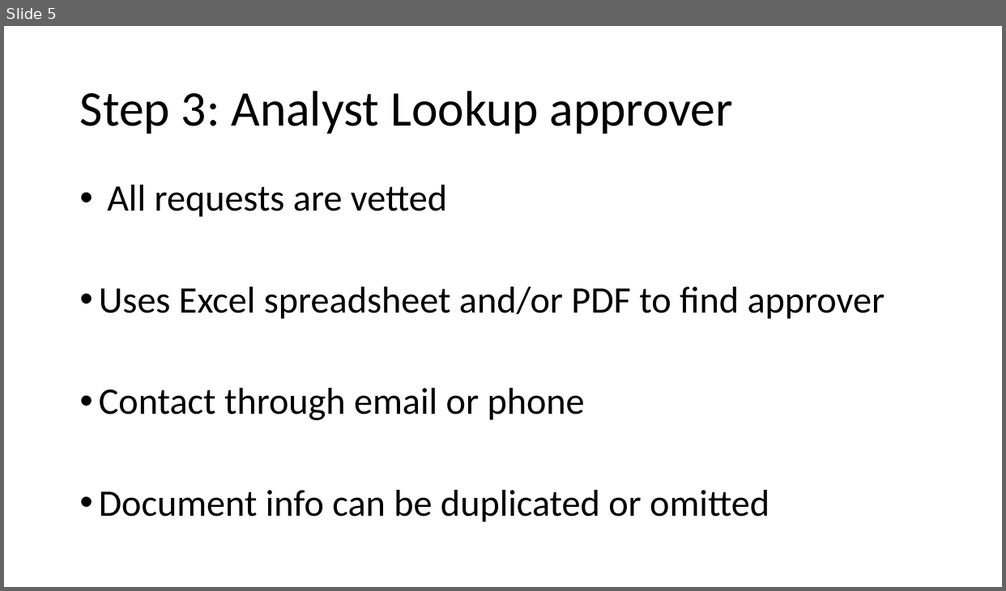
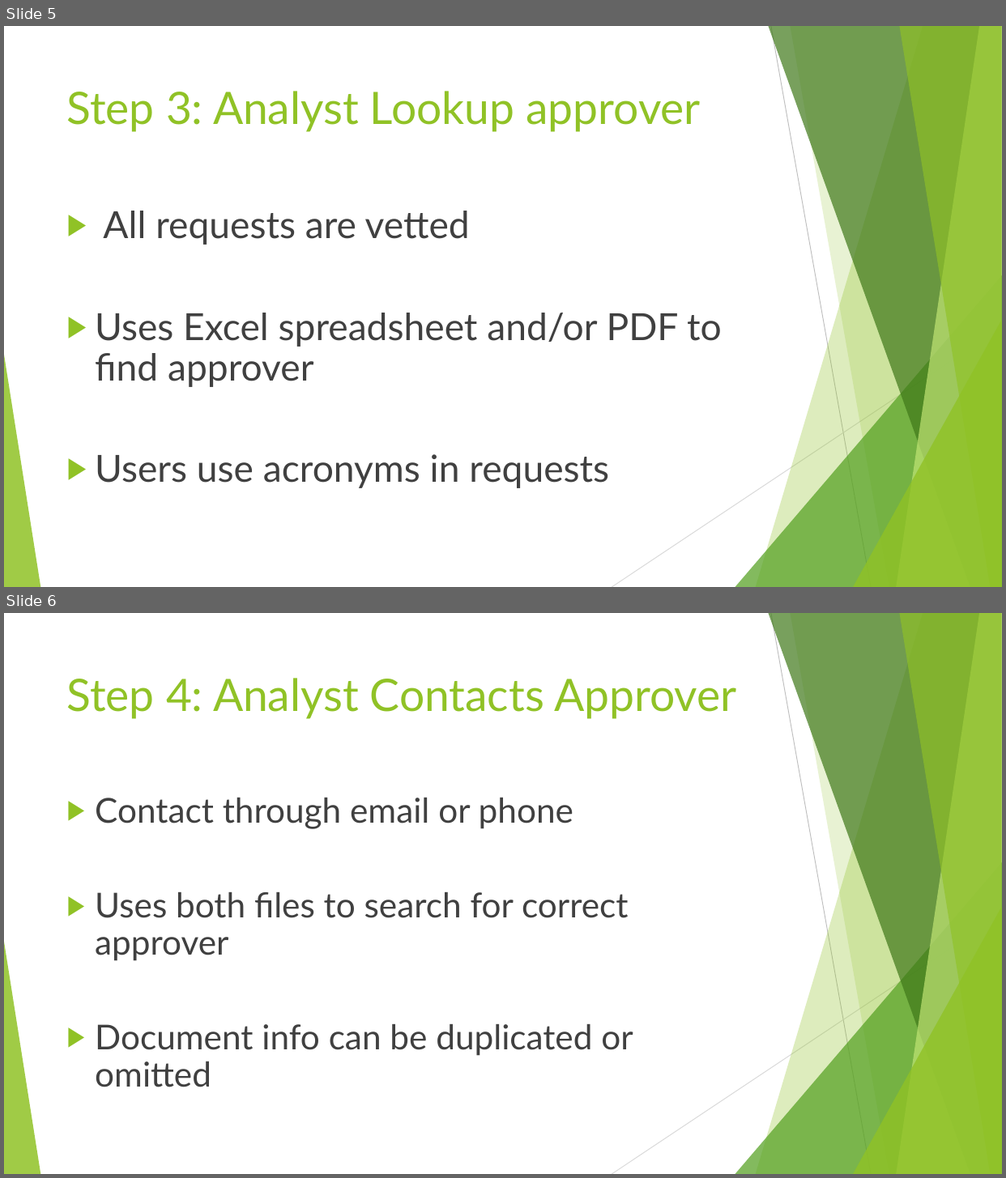
Before and after one commit to Konnie789/ENSE-470, a slide deck: Milestone 1/Milestone-1.ppt. Shown one above the other, each under a label of ours: slide 5 before the commit, slides 5 and 6 after it. The pictures are 1006x591 and 1006x1178 pixels, drawn with LibreOffice and Linux fonts; fonts in the diff are those of the drawing. Boxes give left, top, right and bottom in pixels: in the first picture for what was removed or moved away, otherwise in the second. Text is boxed around its words. In the diff, an @@ line names an element or a change of style, - is before the commit and + after.

```diff
--- a/Milestone 1/Milestone-1.ppt
+++ b/Milestone 1/Milestone-1.ppt
@@ slide 6 added at [4,613,1002,1174], background #FFFFFF; not listed: 10 template elements that a slide beside it also shows @@
@@ title added at [67,678,736,719], 43 pt, text #90C226 @@
+Step 4: Analyst Contacts Approver
@@ text added at [95,798,633,1088], 33 pt, text #404040 @@
+▶ Contact through email or phone
+▶ Uses both files to search for correct approver
+▶ Document info can be duplicated or omitted
@@ slide 5 changed as well @@
@@ title "Step 3: Analyst Lookup approver": place and size @@
-title "Step 3: Analyst Lookup approver" at [80,91,733,134]
+title "Step 3: Analyst Lookup approver" at [67,91,701,132]
@@ title "Step 3: Analyst Lookup approver" at [67,91,701,132]: size 48 to 43 pt, font Calibri to Lato, text colour #000000 to #90C226; line spacing 0.9 to 1; vertical alignment middle to top @@
@@ text "All requests are vetted": place and size @@
-text "All requests are vetted" at [99,185,885,523]
+text "All requests are vetted" at [95,211,722,489]
@@ text at [95,211,722,387]: font Calibri to Lato, text colour #000000 to #404040 in "All requests are vetted", "Uses Excel spreadsheet and/or PDF to find ..."; bullet • to ▶; bullet colour #000000 to #90C226 @@
@@ group added at [4,26,1001,587]: 5 freeform shapes, 3 triangles, 2 lines @@
@@ text at [95,454,609,489]: text changed; font Calibri to Lato; text colour #000000 to #404040 @@
-• Contact through email or phone
-• Document info can be duplicated or omitted
+▶ Users use acronyms in requests
```
Also in this commit, not shown: 5 other slides changed, 1 other slide added, 1 slide removed.
